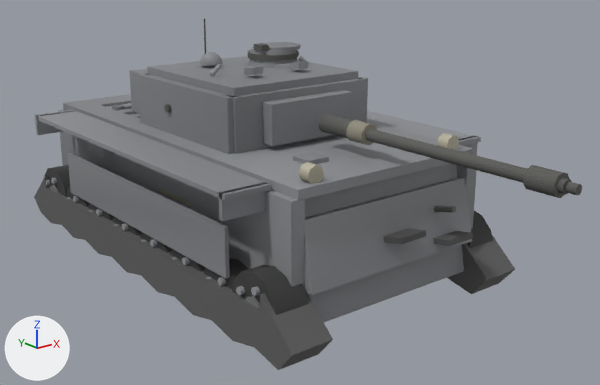
What one commit did to the glTF model client/assets/models/pz4.glb.
Camera for both pictures: a 50 mm camera at (-6.51, -9.39, 4.49) aimed at (0.07, -1.17, 1.2). Arrows for +X, +Y and +Z are at lower left; the lights stay in place. The older version comes first. Where no turn or scale is listed for an object, it has been applied to the vertices. Vertices at exactly the same position are counted once.

Names of what the first picture shows: 'barrel', 'glacis', 'hullSide', 'hullTop', 'lowerPlate', 'mantlet', 'tracks', 'turretFront', 'turretRoof', 'turretSide', 'wheel14', 'wheel6' and 8 more.
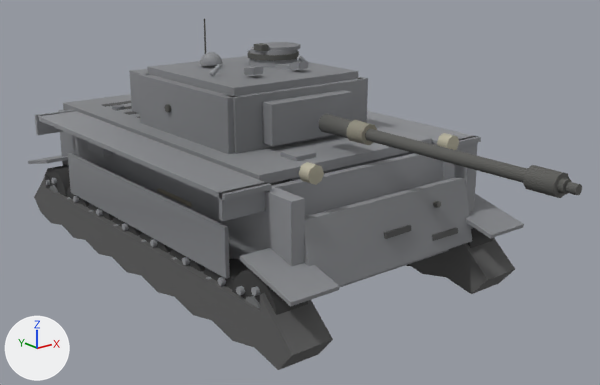
Pixel boxes (x1, y1, x2, y2) of what changed, in the pictures (600 x 385 px; the box of a moved part takes in the faces that stretch with it):
'tracks', reshaped (10% taller)
    before: (34, 175, 515, 370)
    after: (28, 155, 524, 370)
'glacis', reshaped (18% shorter)
    before: (293, 152, 473, 322)
    after: (272, 148, 458, 288)
'hullTop', reshaped (10% narrower, 16% shorter)
    before: (63, 94, 473, 201)
    after: (63, 94, 432, 184)
part 1 of me_mesh_16, added
    after: (28, 155, 524, 307)
part 2 of me_mesh_18, moved or reshaped
    before: (293, 152, 329, 164)
    after: (281, 148, 316, 161)
part 3 of me_mesh_18, moved or reshaped
    before: (434, 206, 456, 212)
    after: (433, 201, 441, 208)
part 4 of me_mesh_18, moved or reshaped
    before: (383, 228, 426, 244)
    after: (384, 225, 412, 239)
part 5 of me_mesh_18, moved or reshaped
    before: (433, 231, 473, 246)
    after: (432, 227, 458, 241)
part 6 of me_mesh_18, moved or reshaped
    before: (305, 163, 464, 322)
    after: (272, 153, 449, 288)

What changed in the scene script:
```text
Change me_mesh_16:
    used by ob_tracks; location = (0.0, 0.0, 0.0)
    remove me_mesh_16.from_pydata(...)  # 160 vertices, 296 faces; spans x -1.82..1.82, y -3.4..3.4, z 0.1..1.13
    add me_mesh_16.from_pydata(...)  # 192 vertices, 344 faces; spans x -1.86..1.86, y -3.44..3.4, z 0.1..1.22
    me_mesh_16 part 1
    16 vertices are added at x -1.86..1.22, y -3.44..3.4, z 0.94..1.22
    16 new vertices lie (0.64, 0.0, 0.0) away from vertices in x -1.86..1.22, y -3.44..3.4, z 0.94..1.22
    48 new faces join them
Change me_mesh_18:
    used by ob_glacis; location = (0.0, 0.0, 0.0)
    before: 0 (1.3, -2.75, 1.87), 1 (1.3, -3.02, 0.37), 2 (1.3, -2.55, 1.83), 3 (1.3, -2.82, 0.33), 4 (-1.3, -2.55, 1.83)
    before: 5 (-1.3, -2.82, 0.33), 6 (-1.3, -2.75, 1.87), 7 (-1.3, -3.02, 0.37)
    remove me_mesh_18.from_pydata(...)  # 80 vertices, 132 faces; spans x -1.3..1.3, y -3.33..-2.0, z 0.33..2.01
    add me_mesh_18.from_pydata(...)  # 80 vertices, 132 faces; spans x -1.3..1.3, y -3.09..-1.77, z 0.53..2.01
    me_mesh_18 part 2: the loose piece of 8 vertices spanning x -0.7..-0.4, y -2.3..-2.0, z 1.88..2.01 is moved by (0.0, 0.23, 0.0)
    me_mesh_18 part 3: the loose piece of 14 vertices spanning x 0.68..0.75, y -3.27..-2.82, z 1.23..1.42 is moved by (0.0, 0.23, 0.0)
    me_mesh_18 part 4: the loose piece of 8 vertices spanning x -0.21..0.25, y -3.29..-2.47, z 1.01..1.23 is moved by (0.0, 0.23, 0.0)
    me_mesh_18 part 5: the loose piece of 8 vertices spanning x 0.6..1.05, y -3.33..-2.51, z 0.82..1.03 is moved by (0.0, 0.23, 0.0)
    me_mesh_18 part 6
    add for i in [0, 2, 4, 6]: me_mesh_18.vertices[i].co += Vector((0.0, 0.23, -0.01))
    add for i in [1, 3, 5, 7]: me_mesh_18.vertices[i].co += Vector((0.0, 0.27, 0.2))
    other edits to the shape of me_mesh_18 do not show in these pictures
Change me_mesh_21:
    used by ob_hulltop; location = (0.0, 0.0, 0.0)
    before: 0 (1.38, -2.95, 1.95) at pixel (473, 148), 1 (1.38, -2.95, 1.83), 6 (-1.38, -2.95, 1.95) at pixel (298, 189), 7 (-1.38, -2.95, 1.83) at pixel (298, 200)
    remove me_mesh_21.from_pydata(...)  # 76 vertices, 124 faces; spans x -1.38..1.38, y -2.95..2.95, z 1.83..1.99
    add me_mesh_21.from_pydata(...)  # 76 vertices, 124 faces; spans x -1.38..1.38, y -2.27..2.95, z 1.83..1.99
    me_mesh_21 part 7
    add for i in [0, 1, 6, 7]: me_mesh_21.vertices[i].co += Vector((0.0, 0.68, 0.0))
```
